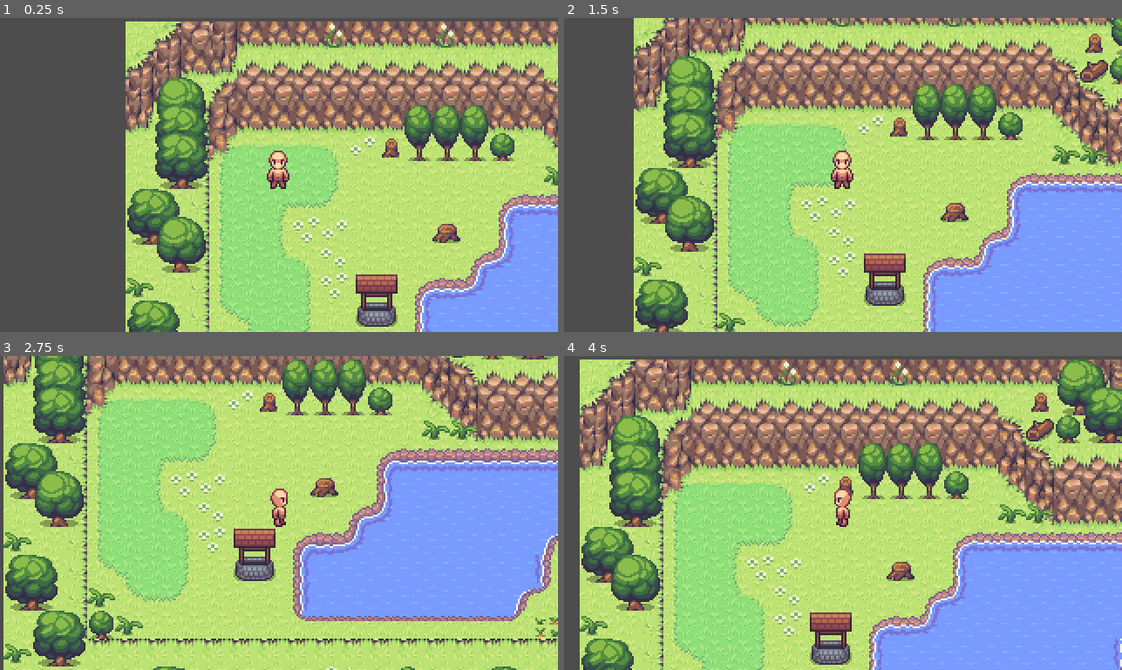
Above: before the commit, frames 1-4 (two rows, left to right).
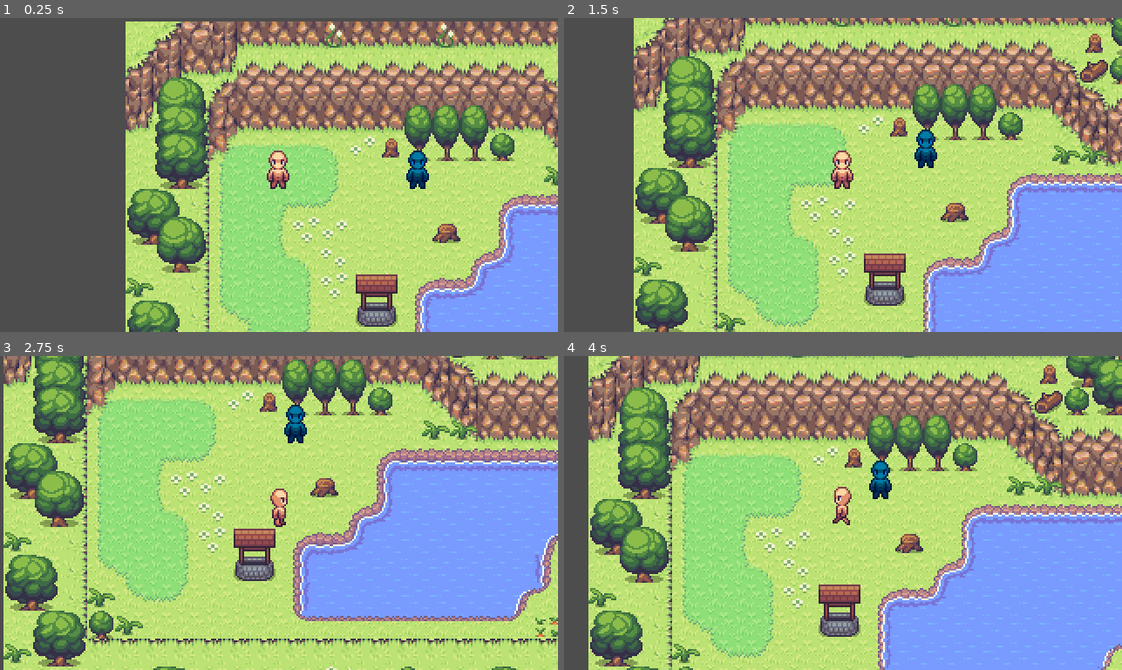
Above: after the commit, the same moments.

Repository: Sulucnal/godotmon-project
Game: Godot game, scene res://src/main/main.tscn
Two runs of this game, one before a commit and one after it. Both use one fixed random seed, a clock stepped at 60 frames per second and the inputs below.
Inputs:
- Up to frame 1 (0.25 s): no input
- Up to frame 2 (1.5 s): tap Enter at 0.5 s; hold Right (ui_right) 0.53-1.28 s; hold E (interact) 0.53-1.28 s; hold Down (ui_down) from 1.28 s (still down); tap E (interact) at 1.35 s
- Up to frame 3 (2.75 s): release Down (ui_down) at 2.03 s; hold Right (ui_right) from 2.03 s (still down); hold E (interact) from 2.03 s (still down)
- Up to frame 4 (4 s): release Right (ui_right) at 2.78 s; release E (interact) at 2.78 s; hold Up (ui_up) 2.78-3.53 s; tap E (interact) at 2.85 s; hold Left (ui_left) from 3.53 s (still down); hold E (interact) from 3.53 s (still down)

The runs differ from the first frame. In frame 1, 0.4% of the frame differs, in the area x 72-77%, y 42-55%; in frame 2, 0.4%; in frame 3, 0.4%; in frame 4, 66%, in the area x 2-100%, y 0-100%.

Commit message:
Added action_raycast_2D

Diff:
--- a/assets/maps/test map.tscn
+++ b/assets/maps/test map.tscn
@@ -1,8 +1,17 @@
-[gd_scene load_steps=4 format=4 uid="uid://ciwa31sai6p55"]
+[gd_scene load_steps=8 format=4 uid="uid://ciwa31sai6p55"]
 
 [ext_resource type="TileSet" uid="uid://cp7ecdv0bd158" path="res://assets/data/tilesets/field.tres" id="1_bwv3s"]
 [ext_resource type="Script" uid="uid://dw2oy080uicd1" path="res://src/action_node/action_node.gd" id="2_7byqs"]
 [ext_resource type="Script" uid="uid://p48w2mfls56y" path="res://src/action_node/action_example.gd" id="3_f1mjc"]
+[ext_resource type="Texture2D" uid="uid://c8o6gf6i762gj" path="res://assets/graphics/entities/player/Player Base.png" id="4_thmkn"]
+[ext_resource type="Script" uid="uid://ctg0tgpta5ldx" path="res://src/action_node/action_raycast_2d.gd" id="4_yadwc"]
+
+[sub_resource type="AtlasTexture" id="AtlasTexture_mbm0u"]
+atlas = ExtResource("4_thmkn")
+region = Rect2(0, 0, 16, 24)
+
+[sub_resource type="RectangleShape2D" id="RectangleShape2D_b45hh"]
+size = Vector2(16, 16)
 
 [node name="Map" type="Node2D"]
 y_sort_enabled = true
@@ -38,3 +47,24 @@
 action_script = ExtResource("3_f1mjc")
 debug_color = Color(0, 0.065177, 1, 0.5)
 metadata/_custom_type_script = "uid://dw2oy080uicd1"
+
+[node name="EntityExample" type="CharacterBody2D" parent="."]
+position = Vector2(160, 80)
+
+[node name="Sprite2D" type="Sprite2D" parent="EntityExample"]
+modulate = Color(0, 0.569752, 1, 1)
+position = Vector2(8, 4)
+texture = SubResource("AtlasTexture_mbm0u")
+
+[node name="CollisionShape2D" type="CollisionShape2D" parent="EntityExample"]
+position = Vector2(8, 8)
+shape = SubResource("RectangleShape2D_b45hh")
+
+[node name="ActionRaycast2D" type="RayCast2D" parent="EntityExample"]
+position = Vector2(8, 8)
+target_position = Vector2(0, 48)
+collision_mask = 2
+script = ExtResource("4_yadwc")
+length = 3
+action_script = ExtResource("3_f1mjc")
+metadata/_custom_type_script = "uid://ctg0tgpta5ldx"
--- /dev/null
+++ b/assets/templates/action_raycast_2d.tscn
@@ -0,0 +1,8 @@
+[gd_scene load_steps=2 format=3 uid="uid://bskorbebnyhv1"]
+
+[ext_resource type="Script" uid="uid://ctg0tgpta5ldx" path="res://src/action_node/action_raycast_2d.gd" id="1_55gc4"]
+
+[node name="ActionRaycast2D" type="RayCast2D"]
+target_position = Vector2(0, 16)
+collision_mask = 0
+script = ExtResource("1_55gc4")
--- a/src/action_node/action_example.gd
+++ b/src/action_node/action_example.gd
@@ -5,9 +5,13 @@
 	print("Ready!")
 
 
-static func process(_delta : float) -> void:
-	print("Process!")
+#static func process(_delta : float) -> void:
+	#print("Process!")
 
 
 static func on_interact() -> void:
 	print("Interaction!")
+
+
+static func on_collide(collider) -> void:
+	print("Colliding with %s!" %collider.name)
--- a/src/action_node/action_node.gd
+++ b/src/action_node/action_node.gd
@@ -110,7 +110,7 @@
 
 
 func _call_function(function_name : StringName, ignore_warning : bool = true, optional_parameter : Variant = null) -> void:
-	if not _is_method_valid(function_name, ignore_warning):
+	if not _is_method_valid(function_name, ignore_warning) or Engine.is_editor_hint():
 		return
 
 	if optional_parameter == null:
--- /dev/null
+++ b/src/action_node/action_raycast_2d.gd
@@ -0,0 +1,68 @@
+@tool
+extends RayCast2D
+class_name ActionRaycast2D
+
+
+## A raycast meant for dectection of entities.
+##
+## Triggers a list of actions when the raycast is colliding.[br]
+## Don't forget to assign the collision mask properly.
+##
+## @tutorial: TODO
+
+
+const DEFAULT_COLOR : Color = Color(1,1,1,0.5)
+
+
+## The length of the raycast, in tiles.
+@export_range(1,999) var length : int = 1 :
+	set(value):
+		length = value
+		target_position.y = Constants.TILE_SIZE * value
+## Script containing all of the actions this raycast should execute when colliding.
+@export var action_script : GDScript
+
+
+func _ready() -> void:
+	target_position.y = Constants.TILE_SIZE * length # For cases where it is left at the default value.
+	_position_raycast()
+
+
+
+func _process(delta: float) -> void:
+	force_raycast_update()
+	if is_colliding():
+		if not _is_method_valid("on_collide"):
+			return
+		action_script.call("on_collide", get_collider())
+
+
+func _position_raycast() -> void:
+	position = Vector2(Constants.TILE_SIZE / 2, Constants.TILE_SIZE / 2)
+
+
+func _call_function(function_name : StringName, ignore_warning : bool = true, optional_parameter : Variant = null) -> void:
+	if not _is_method_valid(function_name) or Engine.is_editor_hint():
+		return
+
+	if optional_parameter == null:
+		action_script.call(function_name)
+	else:
+		action_script.call(function_name, optional_parameter)
+
+
+func _is_method_valid(method_name : StringName) -> bool:
+	var action_script_methods_dict : Array = action_script.get_script_method_list()
+	var action_script_dict_values : Array
+	for method in action_script_methods_dict:
+		action_script_dict_values.append(method.values()[0])
+
+	if action_script == null:
+		push_error("This action node doesn't have an action script.")
+		return false
+	if not action_script_dict_values.has(method_name):
+		push_error("The action script of this node doesn't have a \"%s\" function. If you think
+		that it does, make sure to check the spelling of your function's name." % method_name)
+		return false
+
+	return true
Not shown, added: src/action_node/action_raycast_2d.gd.uid
